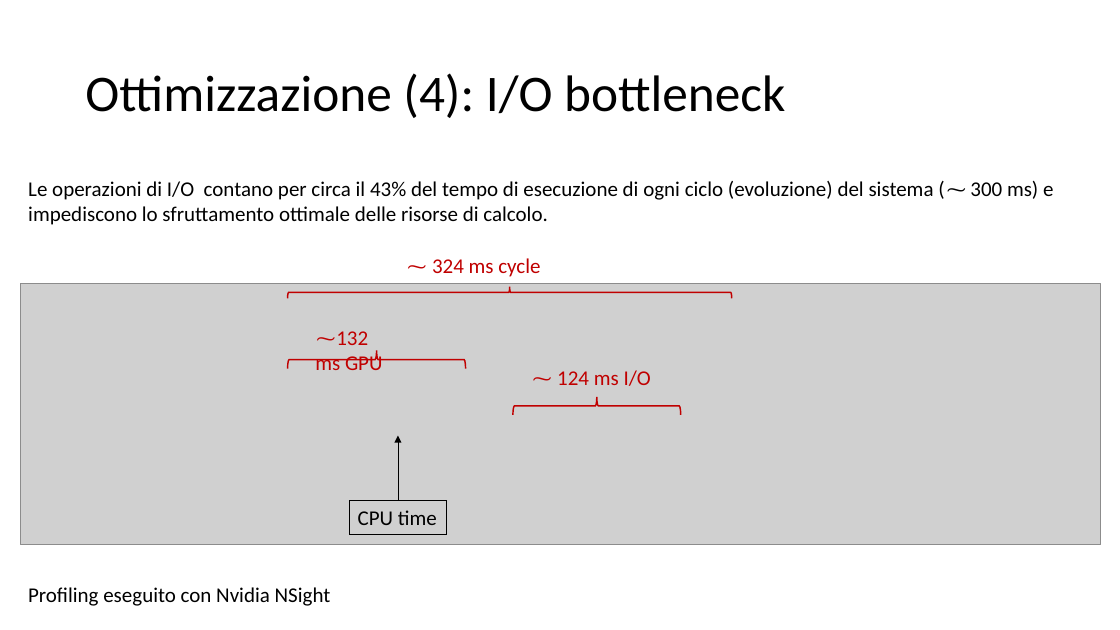
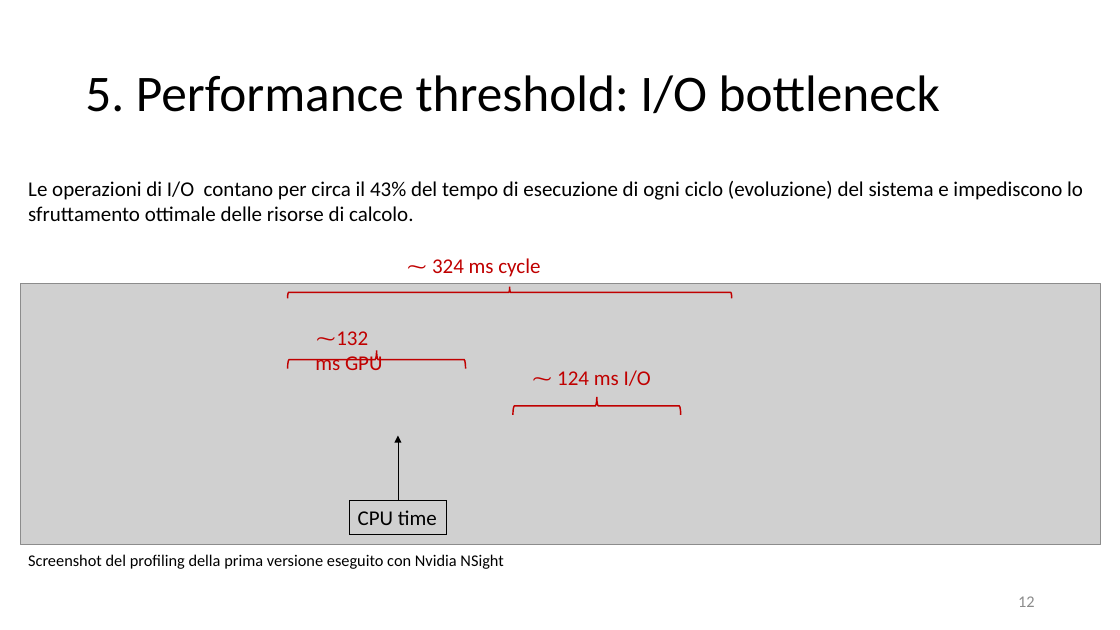
Before and after one commit to piepor/particles-simulation-parallel, a slide deck: slide 12 of presentazione/presentazione.pptx (slide 11 before the commit). Drawn at 1120x630 pixels with LibreOffice and Linux fonts; fonts in the diff are those of the drawing; grey boxes stand for pictures. Boxes give left, top, right and bottom in pixels: in the first picture for what was removed or moved away, otherwise in the second. Text is boxed around its words. In the diff, an @@ line names an element or a change of style, - is before the commit and + after.

```diff
--- a/presentazione/presentazione.pptx
+++ b/presentazione/presentazione.pptx
@@ title at bbox=[85, 75, 940, 114]: text changed @@
-Ottimizzazione (4): I/O bottleneck
+5. Performance threshold: I/O bottleneck
@@ text at bbox=[28, 181, 1083, 221]: text changed @@
-Le operazioni di I/O contano per circa il 43% del tempo di esecuzione di ogni ciclo (evoluzione) del sistema (⁓ 300 ms) e impediscono lo sfruttamento ottimale delle risorse di calcolo.
+Le operazioni di I/O contano per circa il 43% del tempo di esecuzione di ogni ciclo (evoluzione) del sistema e impediscono lo sfruttamento ottimale delle risorse di calcolo.
@@ text at bbox=[28, 554, 503, 569]: text changed; size 18 to 14 pt @@
-Profiling eseguito con Nvidia NSight
+Screenshot del profiling della prima versione eseguito con Nvidia NSight
@@ page number added at bbox=[1018, 596, 1035, 607], 14 pt, text #8C8C8C @@
+12
```
Also in this commit, not shown: 16 other slides changed, 3 slides added, 4 other files.
